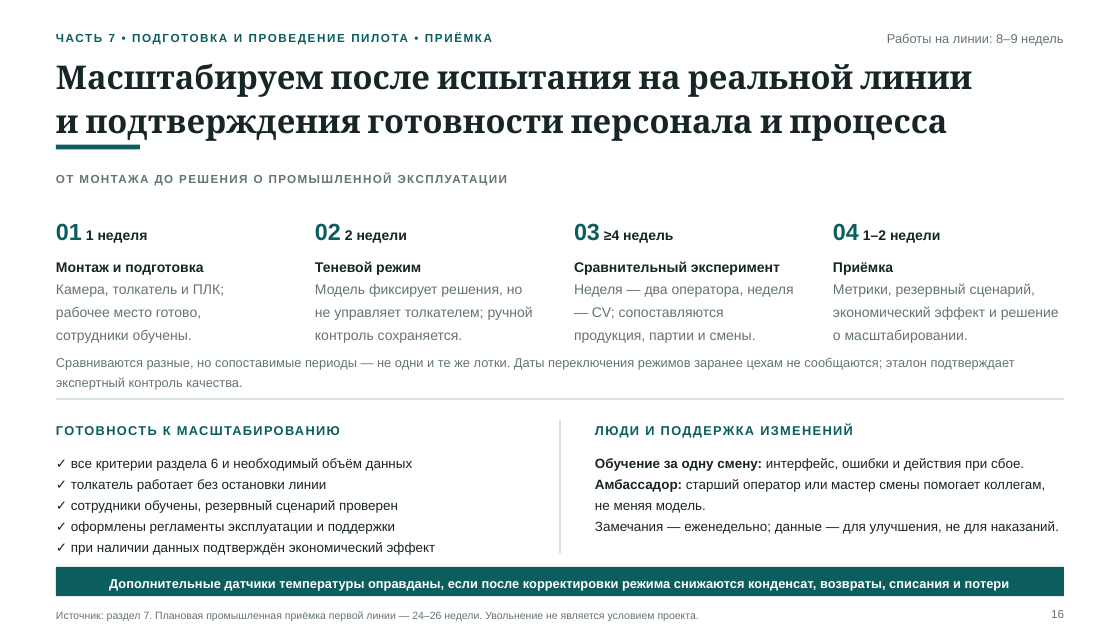
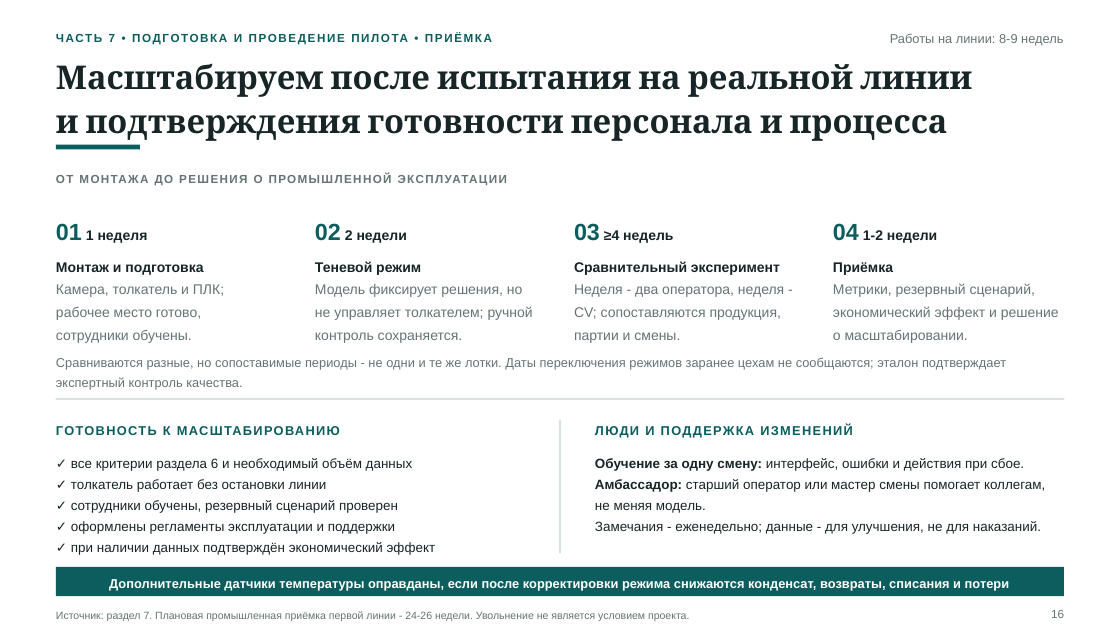
Before and after one commit to TatsianaPoto/head_of_IA, a slide deck: slide 2 of 7_PoC.pptx. Drawn at 1120x630 pixels with LibreOffice and Linux fonts; fonts in the diff are those of the drawing. Boxes give left, top, right and bottom in pixels: in the first picture for what was removed or moved away, otherwise in the second. Text is boxed around its words. In the diff, an @@ line names an element or a change of style, - is before the commit and + after.

```diff
--- a/7_PoC.pptx
+++ b/7_PoC.pptx
@@ text at [890,34,1063,46]: text changed @@
-Работы на линии: 8–9 недель
+Работы на линии: 8-9 недель
@@ text at [833,223,937,243]: text changed @@
-04 1–2 недели
+04 1-2 недели
@@ text at [574,284,784,343]: text changed @@
-Неделя — два оператора, неделя — CV; сопоставляются продукция, партии и смены.
+Неделя - два оператора, неделя - CV; сопоставляются продукция, партии и смены.
@@ text at [56,357,1006,390]: text changed @@
-Сравниваются разные, но сопоставимые периоды — не одни и те же лотки. Даты переключения режимов заранее цехам не сообщаются; эталон подтверждает экспертный контроль качества.
+Сравниваются разные, но сопоставимые периоды - не одни и те же лотки. Даты переключения режимов заранее цехам не сообщаются; эталон подтверждает экспертный контроль качества.
@@ text at [595,521,1041,534]: text changed @@
-Замечания — еженедельно; данные — для улучшения, не для наказаний.
+Замечания - еженедельно; данные - для улучшения, не для наказаний.
@@ text at [56,611,689,621]: text changed @@
-Источник: раздел 7. Плановая промышленная приёмка первой линии — 24–26 недели. Увольнение не является условием проекта.
+Источник: раздел 7. Плановая промышленная приёмка первой линии - 24-26 недели. Увольнение не является условием проекта.
```
Also in this commit, not shown: 1 other slide changed, 4 other files.
